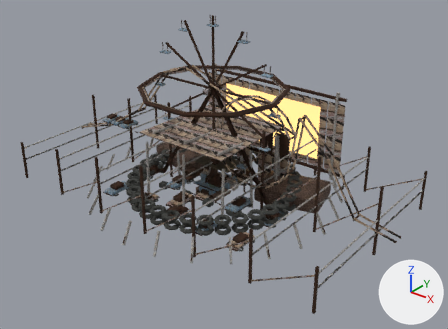
The glTF model public/assets/models/wasteland/town/fun.glb: old version first, new version second.
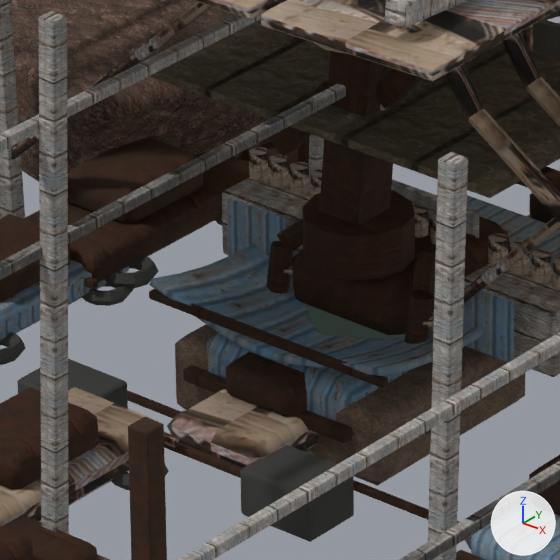
Each version is shown whole from a camera (50 mm lens) standing at (36.15, -43.58, 30.78) and looking at (1.92, -0.78, 4.25), then close up on the part from 40% to 52% of the width and 47% to 64% of the height. The axes (+X, +Y, +Z) are drawn at lower right. The lights are the same throughout. The last two pictures show the newer version. Where no turn or scale is listed for an object, it has been applied to the vertices. Vertices at exactly the same position are counted once.

In view in the first close-up: 'fountain:car-bonnet-basin', 'fun-stall-b:patchwork-awning-3', 'mud-pit:jump-ramp--1', 'scrap-coaster:bay-tie-6-0', 'statue:plinth', 'statue:torso', 'statue:waist-hub', 'tavern:kept-truck:lower-shell', 'tavern:roof-salvage-4', 'tavern:side-post-0-4.7', 'tavern:side-post-4.8-4.7', 'wreck-ring:bumper-car-3:lower-shell' and 82 more.
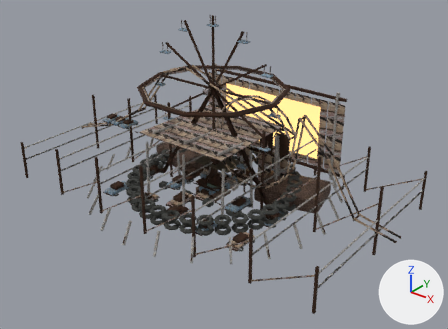
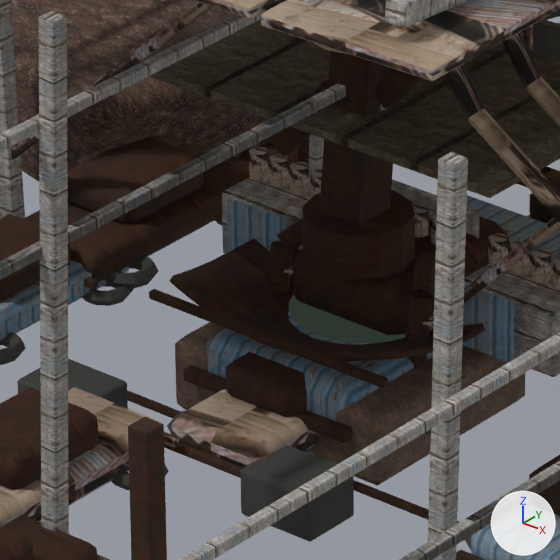
What differs and where, as boxes [x1, y1, x2, y2] in the close-ups (560 x 560 px):
'fountain:car-bonnet-basin', recoloured, reshaped (10% narrower, 8% shorter): before [149, 243, 554, 376]; after [169, 239, 532, 361]
'scrap-coaster:bay-tie-0--10', unchanged, uncovered by the edit: after [0, 83, 346, 280]
'scrap-coaster:bay-tie-0-10', unchanged, covered by the edit: before [0, 83, 346, 280]
'scrap-coaster:bay-tie-6--10', unchanged, uncovered by the edit: after [400, 461, 560, 560]
'scrap-coaster:bay-tie-6-10', unchanged, covered by the edit: before [400, 461, 560, 560]

What the commit changed:
me_fountain_bonnet_pressed_and_shallow_dished is used by ob_fountain_car_bonnet_basin; location (0.0, 0.0, 0.0).
me_fountain_bonnet_pressed_and_shallow_dished had 272 vertices, 540 faces and spanned x -1.55..1.55, y -1.5..1.5, z 1.01..1.58.
me_fountain_bonnet_pressed_and_shallow_dished no longer uses material mat_town___faded_hand_paint (picture img_town_tile___faded_hand_paint).
me_fountain_bonnet_pressed_and_shallow_dished now has 272 vertices, 540 faces and spans x -1.55..1.55, y -1.4..1.4, z 0.86..1.63.
me_fountain_bonnet_pressed_and_shallow_dished part 1: 272 of 272 vertices moved; they spanned x -1.55..1.55, y -1.5..1.5, z 1.01..1.58 and now span x -1.55..1.55, y -1.4..1.4, z 0.86..1.63; mean shift (0.0, 0.0, 0.02).
me_fountain_bonnet_pressed_and_shallow_dished gains material mat_town___rusted_steel (picture img_town_tile___rusted_steel).
